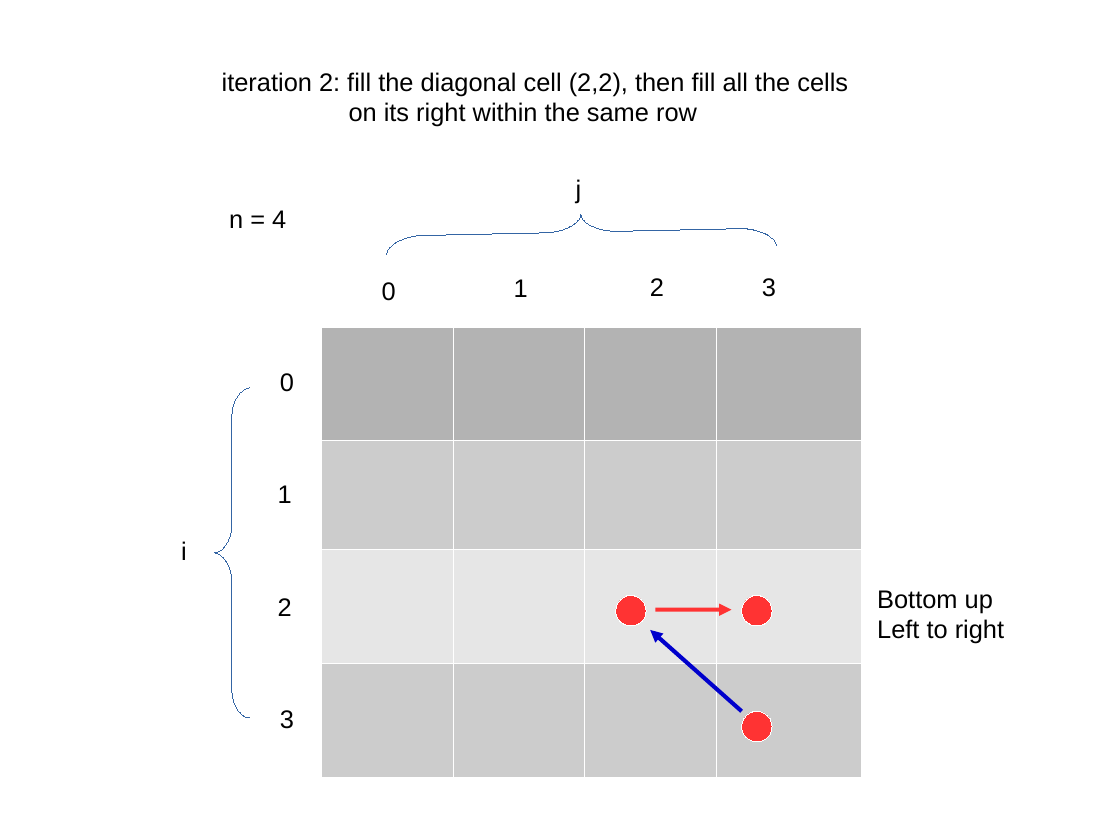
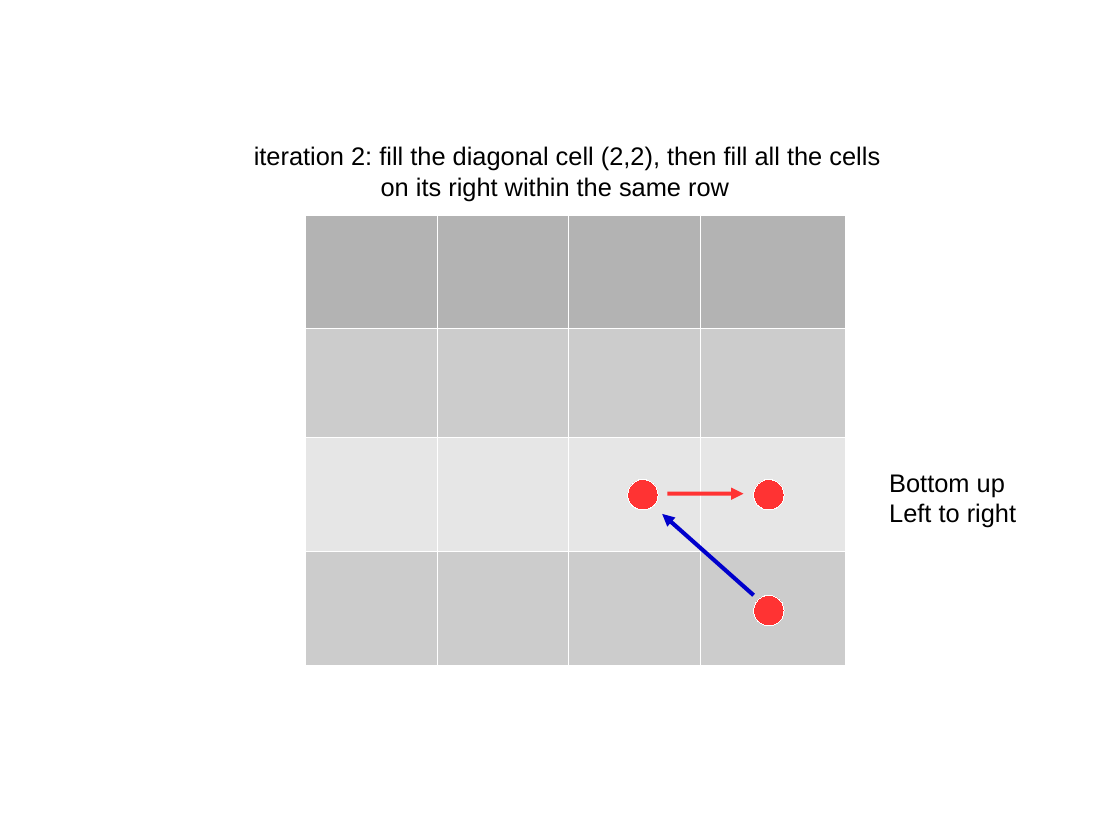
Before and after one commit to imsure/tech-interview-prep, a slide deck: slide 3 of leetcode/writing/730/730_Table_Fill.odp. Drawn at 1120x840 pixels with LibreOffice and Linux fonts; fonts in the diff are those of the drawing. Boxes give left, top, right and bottom in pixels: in the first picture for what was removed or moved away, otherwise in the second. Text is boxed around its words. In the diff, an @@ line names an element or a change of style, - is before the commit and + after.

```diff
--- a/leetcode/writing/730/730_Table_Fill.odp
+++ b/leetcode/writing/730/730_Table_Fill.odp
@@ text "iteration 2: fill the diagonal ...": place and size @@
-text "iteration 2: fill the diagonal ..." at [222,72,848,127]
+text "iteration 2: fill the diagonal ..." at [254,146,880,201]
@@ text removed at [576,179,582,203] @@
-j
@@ text removed at [229,210,286,228] @@
-n = 4
@@ table: place and size @@
-table at [322,327,861,777]
+table at [306,215,845,666]
@@ freeform shape removed at [386,210,777,254] @@
@@ text removed at [382,282,396,301] @@
-0
@@ text removed at [514,279,528,297] @@
-1
@@ text removed at [650,278,664,296] @@
-2
@@ text removed at [762,278,776,297] @@
-3
@@ freeform shape removed at [214,388,250,719] @@
@@ text removed at [280,373,294,392] @@
-0
@@ text removed at [278,485,292,503] @@
-1
@@ 1 text, 1 arrow, 1 ellipse: place and size @@
-1 text, 1 arrow, 1 ellipse at [616,590,1004,644]
+1 text, 1 arrow, 1 ellipse at [628,474,1016,528]
@@ ellipse: place and size @@
-ellipse at [742,711,772,742]
+ellipse at [754,480,785,510]
@@ arrow moved from (742, 711) - (650, 630) to (754, 596) - (663, 514) @@
@@ text removed at [181,541,187,560] @@
-i
@@ text removed at [278,598,292,616] @@
-2
@@ ellipse: place and size @@
-ellipse at [742,596,772,626]
+ellipse at [754,596,785,626]
@@ text removed at [280,710,294,729] @@
-3
```
Also in this commit, not shown: 4 other slides changed, 2 slides added, 1 slide removed, 18 other files.
